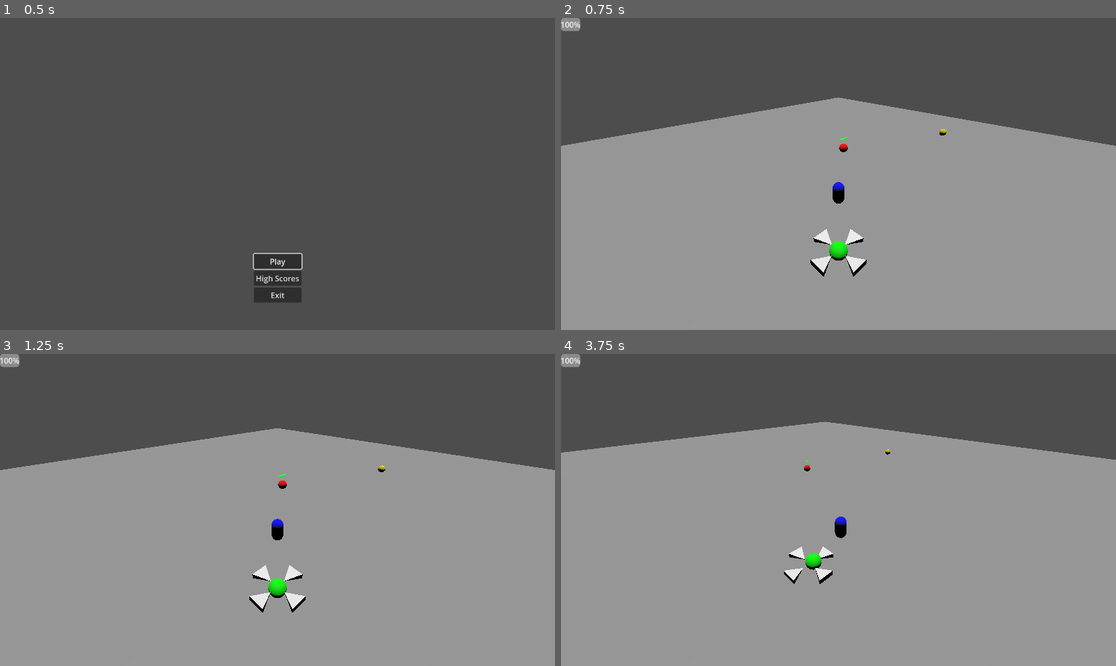
Above: before the commit, frames 1-4 (two rows, left to right).
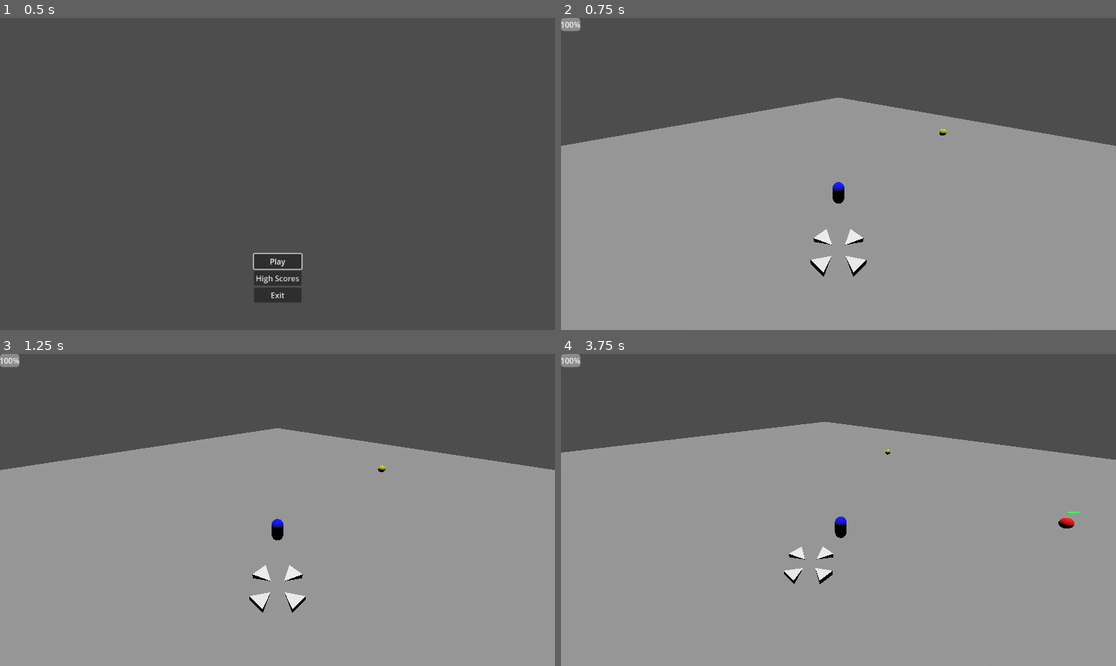
Above: after the commit, the same moments.

Repository: lavithian/Godot_Character_AI
Game: Godot game, scene res://start_menu.tscn
Same seed, same stepped clock (60 frames per second), same inputs: the game is played once before the commit and once after it.
Inputs (mouse positions are in pixels of both pictures, inside the frame that each line leads up to):
- Up to frame 1 (0.5 s): no input
- Up to frame 2 (0.75 s): click "Play" at 0.5 s
- Up to frame 3 (1.25 s): no input
- Up to frame 4 (3.75 s): move the mouse to (960, 494) at 1.27 s; hold D (move_right) 1.28-2.03 s; click (960, 494) at 1.35 s; tap Space (jump) at 1.52, 2.27 s; move the mouse to (727, 525) at 2.02 s; hold S (move_back) 2.03-2.78 s; click (727, 525) at 2.1 s; move the mouse to (894, 441) at 2.77 s; hold D (move_right) 2.78-3.53 s; click (894, 441) at 2.85 s; move the mouse to (810, 572) at 3.52 s; hold W (move_forward) from 3.53 s (still down); click (810, 572) at 3.6 s

Frame 1 is identical in both runs. In frame 2, 0.2% of the frame differs, in the area x 48-52%, y 38-78%; in frame 3, 0.2%; in frame 4, 0.2%, in the area x 43-94%, y 34-70%.

Commit message:
spawner working, wip not all healthbars functioning correctly

Diff:
--- /dev/null
+++ b/EnemySpawner.gd
@@ -0,0 +1,48 @@
+extends Node3D
+
+
+var enemy_scene_path: String = "res://enemy.tscn"
+var enemy_scene: PackedScene
+@export var m_scene : Node3D
+@export var spawn_interval: float = 1.0  # Time in seconds between spawns
+@export var max_enemies: int = 10  # Maximum number of enemies to spawn
+@export var m_player : Node3D
+@export var m_camera : Marker3D
+@onready var myTimer = $Timer
+var num_enemies: int = 0  # Counter for the current number of enemies
+
+func _ready():
+	# Load the enemy scene from the given path
+	enemy_scene = load(enemy_scene_path)
+	if not enemy_scene:
+		push_error("Failed to load enemy scene from path: " + enemy_scene_path)
+		return  # Stop further execution if the scene cannot be loaded
+	# Start the spawn timer
+	myTimer.wait_time = spawn_interval
+	pass
+
+
+func _on_timer_timeout():
+	# Check if we can spawn another enemy
+	if not m_scene :
+		pass
+	if m_scene.numEnemies < max_enemies:
+		var enemy_instance = enemy_scene.instantiate()
+		enemy_instance.player = m_player
+		enemy_instance.camera = m_camera
+		enemy_instance.scene = m_scene
+		enemy_instance.is_init = true
+		# Set the position of the enemy instance here (e.g., randomly within a range)
+		enemy_instance.global_transform.origin = get_random_spawn_position()
+		add_child(enemy_instance)
+		m_scene.numEnemies += 1
+		# Optionally, connect a signal from the enemy to know when it's been defeated/removed
+		#enemy_instance.connect("defeated", self, "_on_senemy_defeated")
+	pass
+
+func get_random_spawn_position() -> Vector3:
+	# Implement logic here to determine where the enemy should spawn
+	return Vector3()
+
+func _on_enemy_defeated():
+	num_enemies -= 1
--- a/bullet_2.tscn
+++ b/bullet_2.tscn
@@ -36,7 +36,6 @@
 transform = Transform3D(1, 0, 0, 0, 1, 0, 0, 0, 1, 0, 0, -0.204702)
 target_position = Vector3(0, 0, -1)
 collision_mask = 15
-collide_with_areas = true
 
 [node name="GPUParticles3D" type="GPUParticles3D" parent="."]
 transform = Transform3D(1, 0, 0, 0, 1, 0, 0, 0, 1, 0, 0, -1.08294)
--- a/enemy.tscn
+++ b/enemy.tscn
@@ -3,10 +3,10 @@
 [sub_resource type="GDScript" id="GDScript_gq57f"]
 script/source = "extends CharacterBody3D
 
+@export var scene : Node3D
 @export var player : Node3D
 @export var camera : Marker3D
 @onready var healthBar = $Red/Green
-
 
 const speed = 5.0
 const orbit_speed : float = 3.0
@@ -16,6 +16,7 @@
 var current_state = state.MOVE
 const damage : int = 10
 var health : int
+var is_init : bool = false
 
 enum state {
 	MOVE,
@@ -32,11 +33,13 @@
 	pass
 
 func _physics_process(delta) :
+	if (!is_init) :
+		pass
 	if (health <= 0) :
 		queue_free()
+		scene.numEnemies -= 1
 	pass
 
-	# Add the gravity.
 	if not is_on_floor():
 		velocity.y -= gravity * delta
 
--- /dev/null
+++ b/enemy_spawner.tscn
@@ -0,0 +1,18 @@
+[gd_scene load_steps=3 format=3 uid="uid://bh7mqrn7vnsrt"]
+
+[ext_resource type="Script" path="res://EnemySpawner.gd" id="1_iheop"]
+
+[sub_resource type="BoxShape3D" id="BoxShape3D_8tyht"]
+
+[node name="EnemySpawner" type="Node3D"]
+script = ExtResource("1_iheop")
+
+[node name="Area3D" type="Area3D" parent="."]
+
+[node name="CollisionShape3D" type="CollisionShape3D" parent="Area3D"]
+shape = SubResource("BoxShape3D_8tyht")
+
+[node name="Timer" type="Timer" parent="."]
+autostart = true
+
+[connection signal="timeout" from="Timer" to="." method="_on_timer_timeout"]
--- a/level.gd
+++ b/level.gd
@@ -4,9 +4,11 @@
 @export var ui : Control
 #@export var start_menu : Control
 var myrot: Vector3
+var numEnemies: int
 
 # Called when the node enters the scene tree for the first time.
 func _ready():
+	numEnemies = 1
 	myrot = Vector3.ZERO
 	pass # Replace with function body.
 
--- a/level.tscn
+++ b/level.tscn
@@ -9,6 +9,7 @@
 [ext_resource type="PackedScene" uid="uid://cayrqs6t8cxe3" path="res://ui.tscn" id="6_waf8j"]
 [ext_resource type="PackedScene" uid="uid://dusd8pdsmuoeg" path="res://restart_menu.tscn" id="7_53sgr"]
 [ext_resource type="PackedScene" uid="uid://c640s67yi8a7c" path="res://enemy_ranged_01.tscn" id="9_hvprd"]
+[ext_resource type="PackedScene" uid="uid://bh7mqrn7vnsrt" path="res://enemy_spawner.tscn" id="10_g8q3p"]
 
 [sub_resource type="PlaneMesh" id="PlaneMesh_ye5jh"]
 size = Vector2(100, 100)
@@ -143,10 +144,11 @@
 transform = Transform3D(1, 0, 0, 0, 1, 0, 0, 0, 1, 0, 4.15051, -22.5838)
 script = SubResource("GDScript_xk0da")
 
-[node name="Enemy" parent="." node_paths=PackedStringArray("player", "camera") instance=ExtResource("3_1ku1r")]
-transform = Transform3D(1, 0, 0, 0, 1, 0, 0, 0, 1, -5.1132, 5, -5.92611)
+[node name="Enemy" parent="." node_paths=PackedStringArray("scene", "player", "camera") instance=ExtResource("3_1ku1r")]
+transform = Transform3D(1, 0, 0, 0, 1, 0, 0, 0, 1, 44.8881, 5, -31.5838)
 collision_layer = 4
 collision_mask = 3
+scene = NodePath("..")
 player = NodePath("../Player")
 camera = NodePath("../Camera_rig")
 
@@ -178,5 +180,11 @@
 
 [node name="UI" parent="." instance=ExtResource("6_waf8j")]
 
+[node name="EnemySpawner" parent="." node_paths=PackedStringArray("m_scene", "m_player", "m_camera") instance=ExtResource("10_g8q3p")]
+transform = Transform3D(1, 0, 0, 0, 1, 0, 0, 0, 1, 27.1854, 0.0500011, -11.2263)
+m_scene = NodePath("..")
+m_player = NodePath("../Player")
+m_camera = NodePath("../Camera_rig")
+
 [connection signal="health_changed" from="Player" to="." method="_on_player_health_changed"]
 [connection signal="restart" from="Screens/RestartMenu" to="Player" method="_on_restart_menu_restart"]
--- a/player.gd
+++ b/player.gd
@@ -58,8 +58,6 @@
 			#shoot_weapon()
 	elif Input.is_action_just_released("shoot"):
 		shootTimer.stop()
-
-
 	pass
 
 #func _unhandled_input(event: InputEvent) -> void:
--- a/player.tscn
+++ b/player.tscn
@@ -50,6 +50,7 @@
 
 [node name="Cursor" type="MeshInstance3D" parent="."]
 transform = Transform3D(1, 0, 0, 0, 1, 0, 0, 0, 1, -0.00407314, -1.67044, 0.00129485)
+visible = false
 mesh = SubResource("SphereMesh_h4v8n")
 
 [node name="BulletSource" type="RayCast3D" parent="."]
--- a/scripts/bullet_2.gd
+++ b/scripts/bullet_2.gd
@@ -17,15 +17,18 @@
 	position += transform.basis * Vector3(0, 0, -SPEED) * delta
 	if ray.is_colliding() :
 		var format_string = "Ray ID: %s."
-		print (format_string % ray.get_collider().name)
-		if (ray.get_collider() && ray.get_collider().name == "Enemy") :
-			print ("Wahoo!")
-			ray.get_collider().health -= 10
-		#ray.get_collider().health = 50
-		mesh.visible = false
-		particles.emitting = true
-		await get_tree().create_timer(1.0).timeout
-		queue_free()
+
+		if ray.get_collider() :
+			if ray.get_collider().name :
+				print (format_string % ray.get_collider().name)
+			if (ray.get_collider() && ray.get_collider().name == "Enemy") :
+				print ("Wahoo!")
+				ray.get_collider().health -= 10
+				#ray.get_collider().health = 50
+				mesh.visible = false
+				particles.emitting = true
+				await get_tree().create_timer(1.0).timeout
+				queue_free()
 	pass
 
 func _on_timer_timeout():
Not shown: 1 places in level.tscn that only renumber resources
